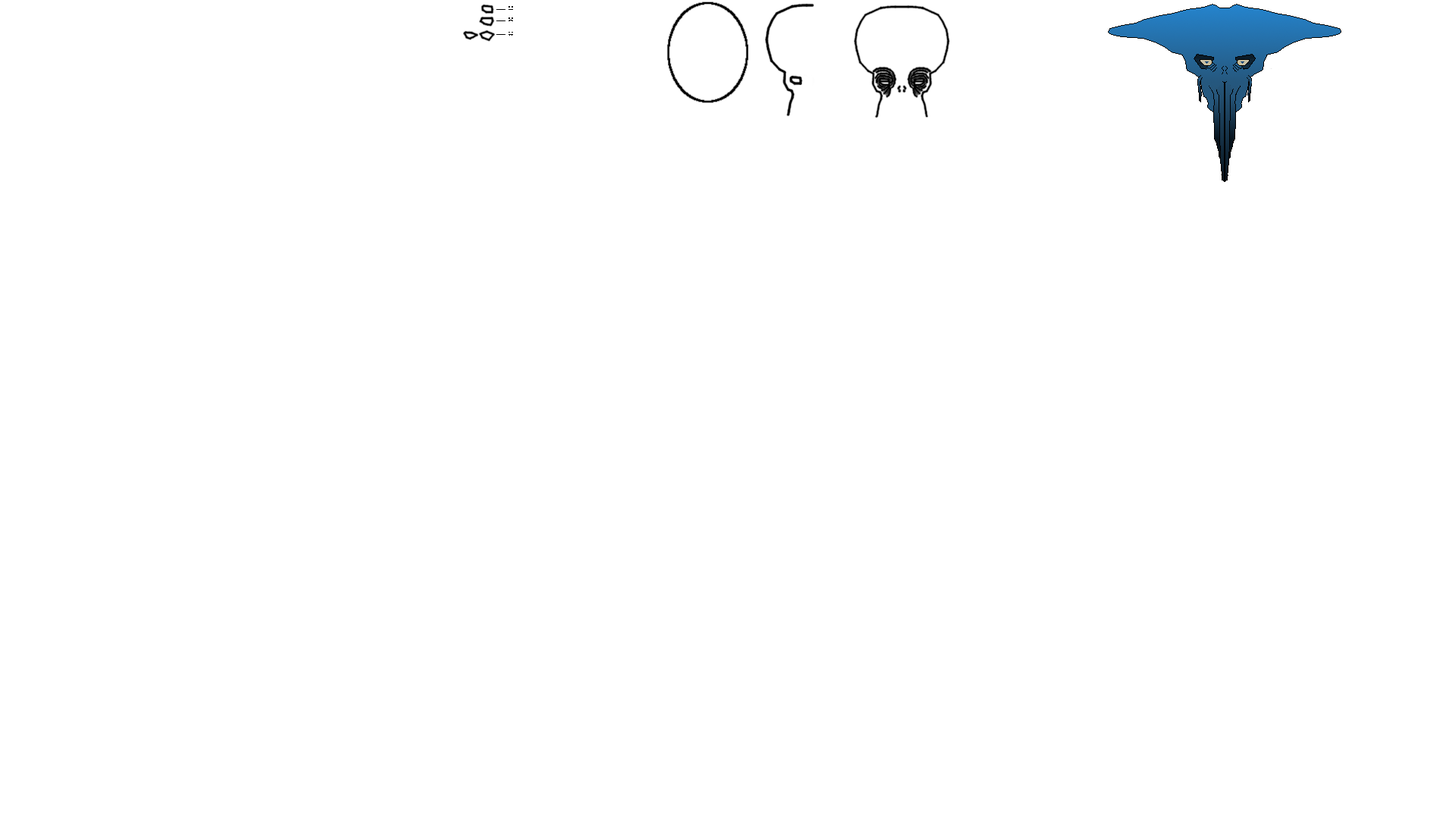
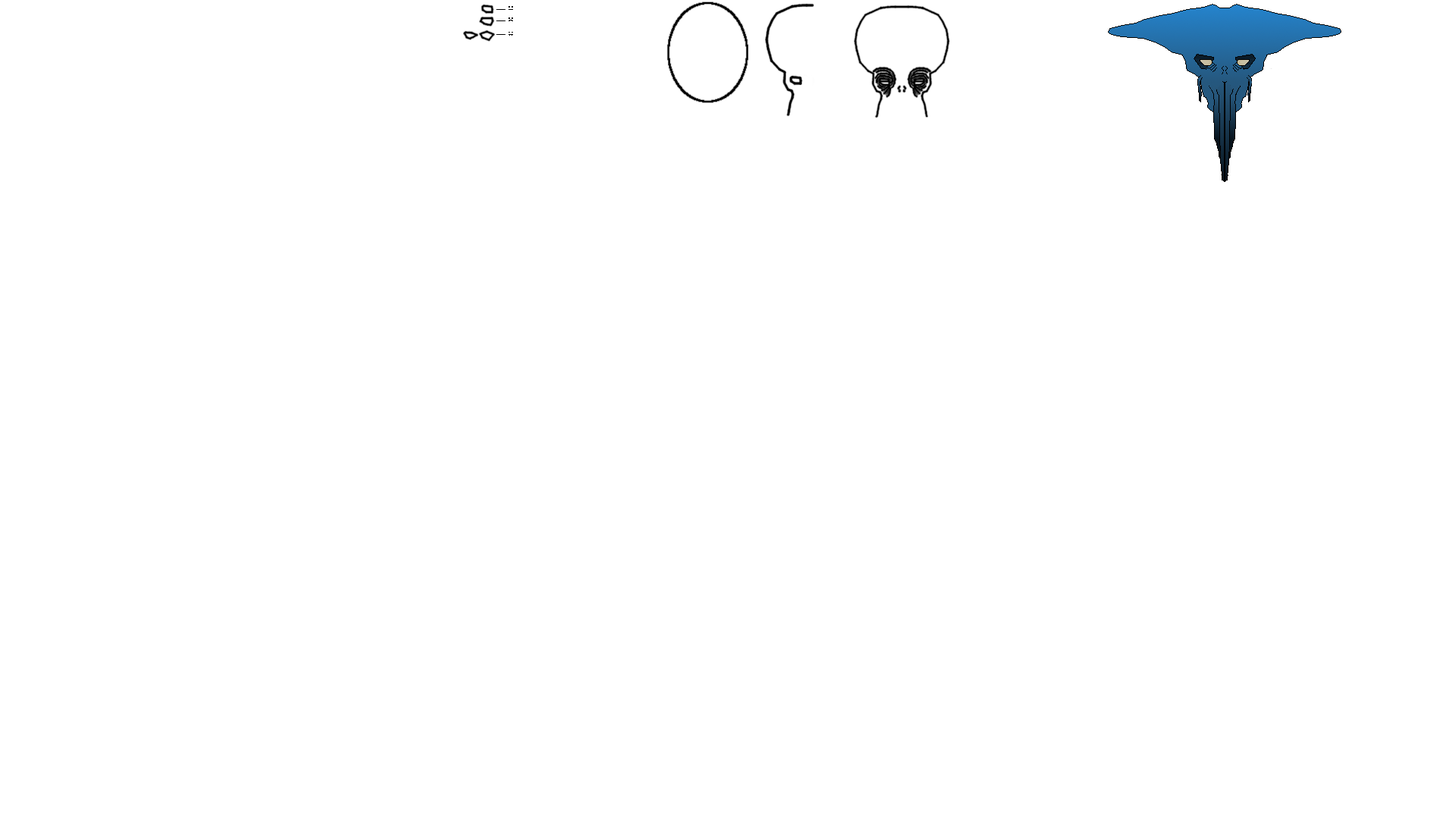
Layer changes from the first (1455, 819) image to the second:
painted on "нормальные глаза" over (x1=1205, y1=61, x2=1245, y2=64)
